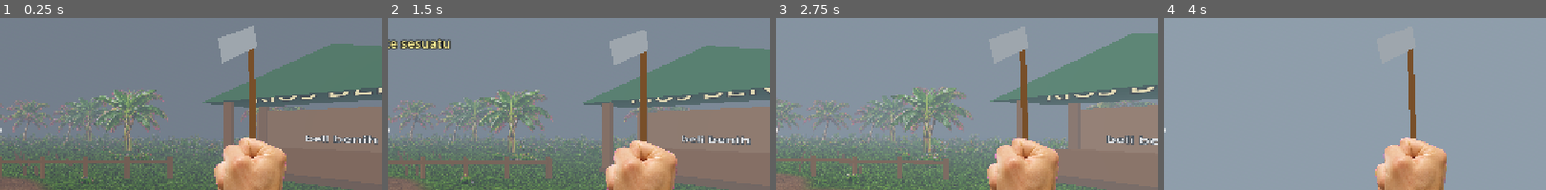
Above: before the commit, frames 1-4 (left to right).
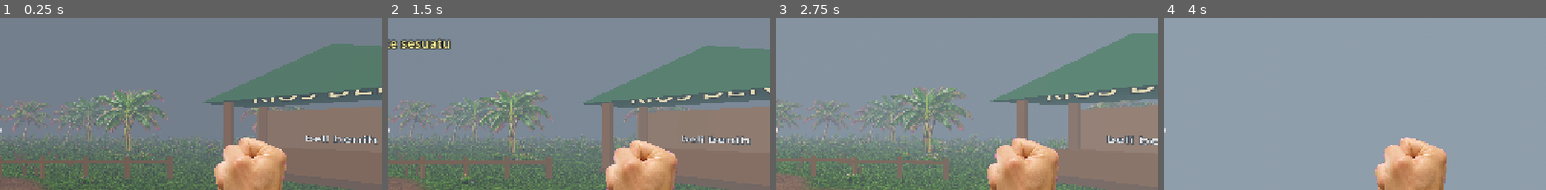
Above: after the commit, the same moments.

Repository: hadydaw/The-Creator-Of-Nusantara-
Game: Godot game, scene res://scenes/main.tscn
Same seed, same stepped clock (60 frames per second), same inputs: the game is played once before the commit and once after it.
Inputs (mouse positions are % of the whole screen's width and height, from its top left):
- Up to frame 1 (0.25 s): no input
- Up to frame 2 (1.5 s): move the mouse to (72, 45) at 0.52 s; hold E (do_action) 0.53-1.25 s; click (72, 45) at 0.67 s; drag from (30, 55) to (45, 70) at 1.27 s
- Up to frame 3 (2.75 s): move the mouse to (60, 28) at 2.02 s; tap Left (lk_l) at 2.1 s; click (60, 28) at 2.17 s
- Up to frame 4 (4 s): drag from (45, 70) to (20, 35) at 2.77 s; move the mouse to (80, 65) at 3.52 s; tap Up (lk_u) at 3.6 s; click (80, 65) at 3.67 s
The pictures show only the part of the screen within x 50-100%, y 18-68%; the shares and areas given below are measured in that part.

The runs differ from the first frame. In frame 1, 2.2% of the frame differs, in the area x 57-68%, y 4-70%; in frame 2, 2.2%, in the area x 58-68%, y 7-72%; in frame 3, 1.7%; in frame 4, 0.8%.

Commit message:
Hapus gambar alat di tangan POV
Co-Authored-By: Claude Sonnet 5.5 <noreply@anthropic.com>
Claude-Session: https://claude.ai/code/session_011EntzXYvhEnfBaL1brEKac

Diff:
--- a/scripts/hand.gd
+++ b/scripts/hand.gd
@@ -65,7 +65,6 @@
 	tool_id = i
 	if _tex:
 		_show_pose(_pose_for_tool())
-	queue_redraw()
 
 
 func _process(delta: float) -> void:
@@ -123,28 +122,3 @@
 			_tween_to(0.0, Vector2.ZERO, 1.0, 0.2)
 		_:
 			_tween_to(0.0, Vector2.ZERO, 1.0, 0.1)
-
-
-func _draw() -> void:
-	# Alat digambar di belakang tangan (jari menutupi gagang).
-	var wood := Color(0.47, 0.31, 0.16)
-	var steel := Color(0.62, 0.65, 0.68)
-	var cx := W * 0.5
-	match tool_id:
-		0:
-			draw_line(Vector2(cx, H * 0.5), Vector2(cx - 8, -H * 0.38), wood, 10.0)
-			draw_colored_polygon(PackedVector2Array([
-				Vector2(cx - 64, -H * 0.4), Vector2(cx - 4, -H * 0.46),
-				Vector2(cx + 2, -H * 0.36), Vector2(cx - 56, -H * 0.28)]), steel)
-		1:
-			var c := Color(0.35, 0.55, 0.75)
-			draw_colored_polygon(PackedVector2Array([
-				Vector2(cx - 58, -H * 0.3), Vector2(cx + 58, -H * 0.3),
-				Vector2(cx + 44, H * 0.04), Vector2(cx - 44, H * 0.04)]), c)
-			draw_arc(Vector2(cx, -H * 0.3), 58.0, PI, TAU, 16, Color(0.25, 0.25, 0.28), 4.0)
-		2:
-			for off in [Vector2(-34, -6), Vector2(-26, -12), Vector2(-40, -14)]:
-				draw_circle(Vector2(cx, 0) + off, 4.0, Color(0.78, 0.62, 0.3))
-		3:
-			draw_line(Vector2(cx, H * 0.5), Vector2(cx + 150, -H * 0.62), wood, 6.0)
-			draw_line(Vector2(cx + 150, -H * 0.62), Vector2(cx + 146, -H * 0.25), Color(0.9, 0.9, 0.9, 0.8), 1.5)
